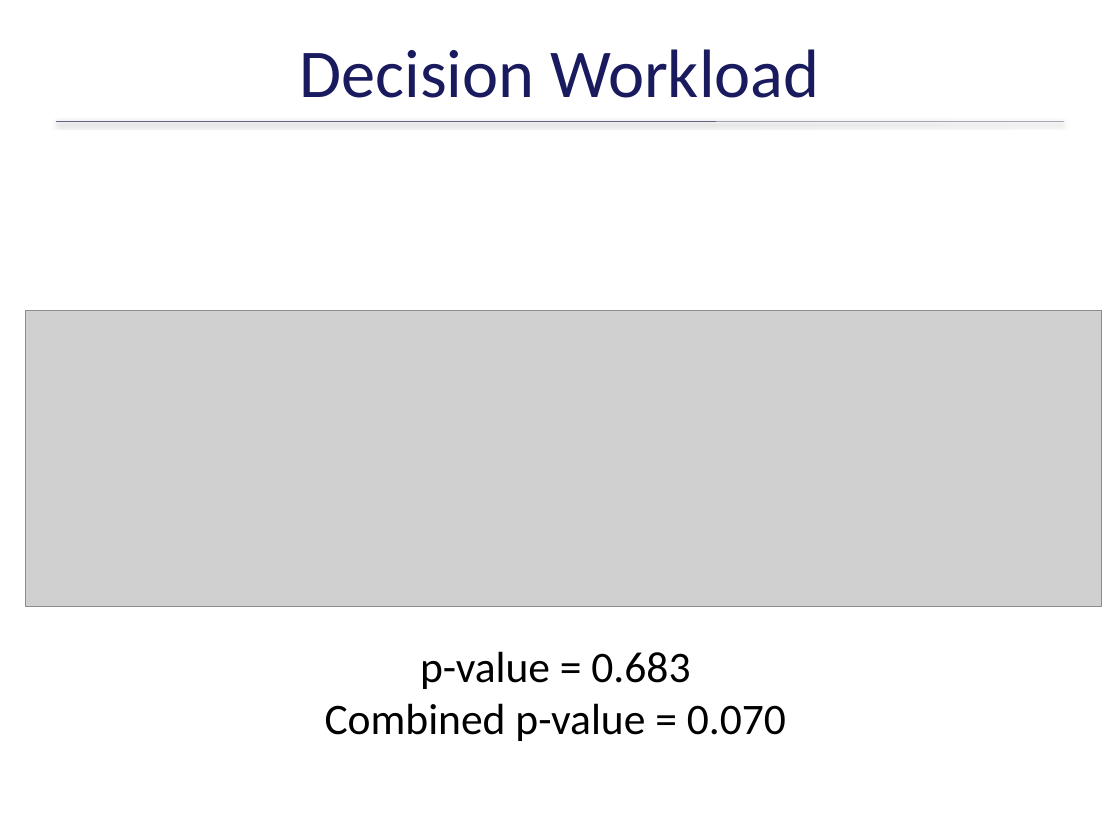
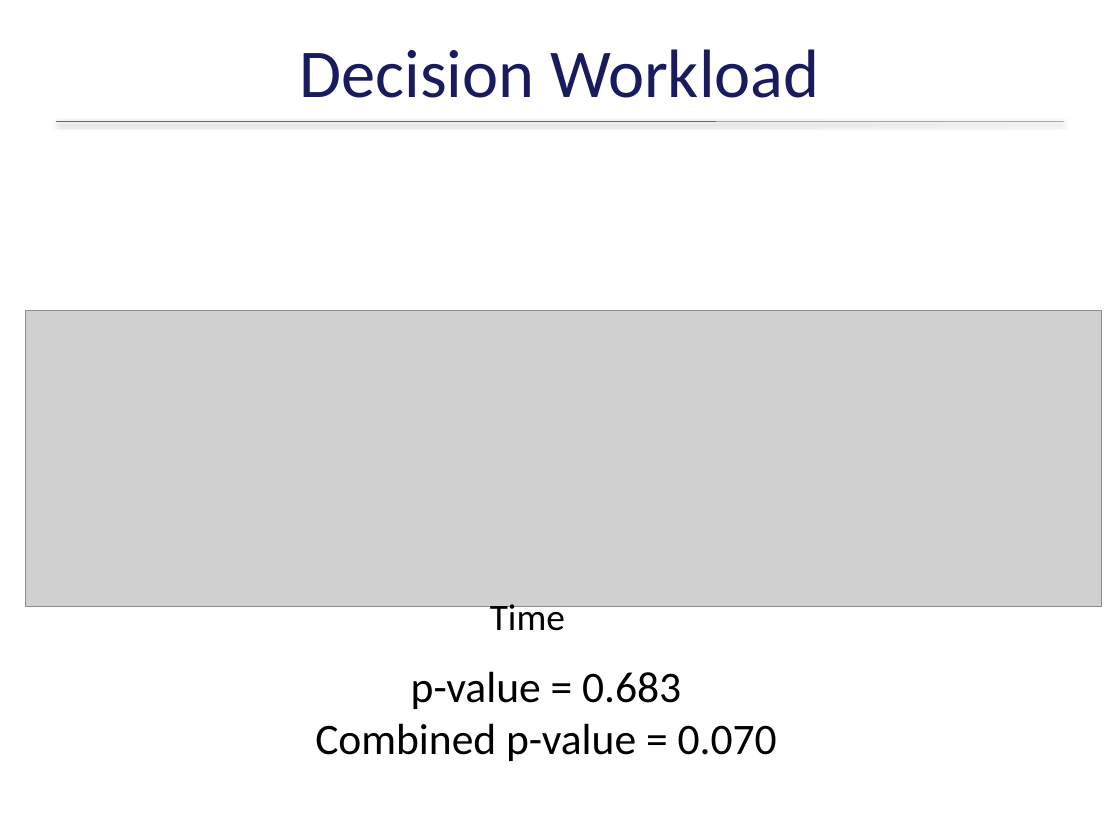
Before and after one commit to ericmercer/workload, a slide deck: slide 49 of publications_and_presentations/BYU13-03-Operator-Workload-Feb-2015.pptx. Drawn at 1120x840 pixels with LibreOffice and Linux fonts; fonts in the diff are those of the drawing; grey boxes stand for pictures; background and template pictures are left out. Boxes give left, top, right and bottom in pixels: in the first picture for what was removed or moved away, otherwise in the second. Text is boxed around its words. In the diff, an @@ line names an element or a change of style, - is before the commit and + after.

```diff
--- a/publications_and_presentations/BYU13-03-Operator-Workload-Feb-2015.pptx
+++ b/publications_and_presentations/BYU13-03-Operator-Workload-Feb-2015.pptx
@@ text added at (490,599,565,631), 24 pt, text #000000 @@
+Time
@@ text "p-value = 0.683": place and size @@
-text "p-value = 0.683" at (325,651,786,741)
+text "p-value = 0.683" at (315,671,777,761)
```
Also in this commit, not shown: 8 other slides changed, 3 slides added, 1 slide removed, 16 other files.
